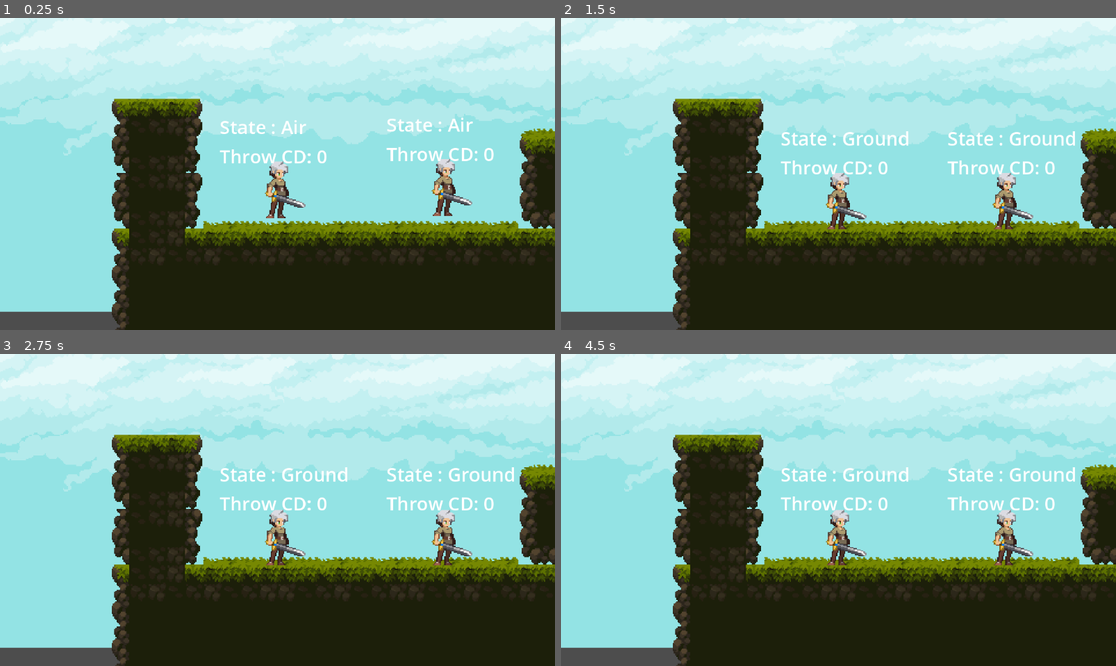
Above: before the commit, frames 1-4 (two rows, left to right).
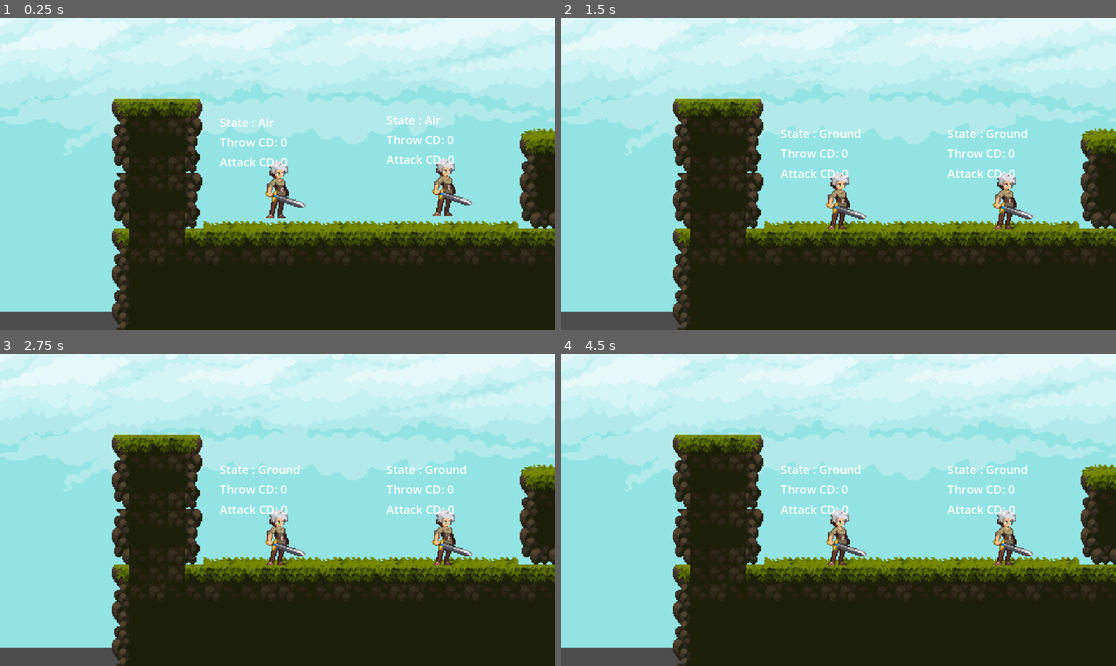
Above: after the commit, the same moments.

Repository: tuansondinh/project-a
Game: Godot game, scene res://Levels/test_level.tscn
Same seed, same stepped clock (60 frames per second), same inputs: the game is played once before the commit and once after it.
Inputs:
- Up to frame 1 (0.25 s): no input
- Up to frame 2 (1.5 s): no input
- Up to frame 3 (2.75 s): no input
- Up to frame 4 (4.5 s): no input

The runs differ from the first frame. In frame 1, 1.6% of the frame differs, in the area x 39-89%, y 31-48%; in frame 2, 2.0%; in frame 3, 2.0%, in the area x 39-93%, y 35-52%; in frame 4, 2.0%.

Commit message:
refactoring, add attack cd,  fix throw cd, add attack while hanging

Diff:
--- a/Character/AirState.gd
+++ b/Character/AirState.gd
@@ -33,7 +33,7 @@
 
 	if event.is_action_pressed(character.throw):
 		character.handle_throw()
-	if event.is_action_pressed(character.attack) && state_machine.has_sword:
+	if event.is_action_pressed(character.attack) && state_machine.check_if_can_attack():
 		next_state = attack_state
 
 
@@ -50,9 +50,7 @@
 		character.velocity.y = jump_velocity
 		playback.travel(jump_animation)
 	elif msg.has("do_revive"):
-		can_attack = true
 		can_move = true
-		can_throw = true
 
 
 func on_exit():
--- a/Character/AttackState.gd
+++ b/Character/AttackState.gd
@@ -8,7 +8,8 @@
 @onready var ground_state: State = get_parent().get_node("Ground")
 @export var jump_animation : String = "jump_start"
 @export var Sword : PackedScene
-@export var sword : Sword
+var sword : Sword
+@export var attack_cooldown_timer: Timer
 var sword_anim_player: AnimationPlayer
 var gravity = ProjectSettings.get_setting("physics/2d/default_gravity")
 
@@ -16,9 +17,8 @@
 	if !character.is_on_floor():
 		character.velocity.y += gravity * delta
 
-
-
 func on_enter(_msg := {}) -> void:
+	state_machine.handle_attack_cool_down()
 	var node: Node2D = Node2D.new()
 	sword = Sword.instantiate()
 	node.add_child(sword)
@@ -31,10 +31,8 @@
 
 	sword_anim_player.play("swing")
 	await sword_anim_player.animation_finished
-	sword.queue_free()
+	#sword.queue_free()
 	if !character.is_on_floor():
 		state_machine.switch_states(air_state, {"no_jump": true})
 	else:
 		next_state  = ground_state
-
-	#next_state = ground_state
--- a/Character/CharacterState.gd
+++ b/Character/CharacterState.gd
@@ -2,22 +2,7 @@
 
 class_name CharacterState
 
-@export var character: Player
-@export var can_move: bool = true
-@export var can_attack: bool = true
-@export var can_throw: bool = true
+var character: Player
+var can_move: bool = true
+var has_sword: bool = true
 var state_machine: CharacterStateMachine
-
-@export var muzzle: Marker2D
-
-func state_process(delta) -> void:
-	pass
-
-func state_input(event : InputEvent) -> void:
-	pass
-
-func on_enter(_msg := {}) -> void:
-	pass
-
-func on_exit() ->void:
-	pass
--- a/Character/CharacterStateMachine.gd
+++ b/Character/CharacterStateMachine.gd
@@ -1,12 +1,17 @@
-extends StateMachine
-
+extends Node
 class_name CharacterStateMachine
 
-## not sure if these extra attributes should be here or in player.gd
-@export var face_dir: int = 1
-@export var has_sword: bool = true
+## need to hold some attributes here instead of in state because of "parallel states"
+var face_dir: int = 1
+var has_sword: bool = true
+var can_throw: bool = true
+var can_attack:bool = true
 @export var warp_cool_down_timer: Timer
-@onready var character : CharacterBody2D = owner
+@export var attack_cool_down_timer: Timer
+@export var animation_tree : AnimationTree
+@export var current_state : CharacterState
+@export var character : Player
+var states : Array[CharacterState]
 
 func _ready():
 	for child in get_children():
@@ -14,12 +19,8 @@
 			states.append(child)
 			child.state_machine = self
 			# Set the states up with what they need to function
-			print(child)
-			print(character)
 			child.character = character
-
 			child.playback = animation_tree["parameters/playback"]
-
 		else:
 			push_warning("Child " + child.name + " is not a State for CharacterStateMachine")
 
@@ -45,10 +46,19 @@
 func _input(event : InputEvent):
 	current_state.state_input(event)
 
+func check_if_can_attack():
+	return can_attack && has_sword
 
 func _on_warp_cooldown_timer_timeout():
-	current_state.can_throw = true
+	can_throw = true
 
 func handle_throw_cool_down():
 	warp_cool_down_timer.start()
-	current_state.can_throw = false
+	can_throw = false
+
+func _on_attack_cooldown_timer_timeout():
+	can_attack = true
+
+func handle_attack_cool_down():
+	attack_cool_down_timer.start()
+	can_attack = false
--- a/Character/DeadState.gd
+++ b/Character/DeadState.gd
@@ -10,8 +10,6 @@
 
 func on_enter(_msg := {}) -> void:
 	can_move = false
-	can_attack = false
-	can_throw = false
 	character.set_collision_layer_value(1, false)
 	character.set_collision_layer_value(32, true)
 	character.set_collision_mask_value(1, false)
--- a/Character/GroundState.gd
+++ b/Character/GroundState.gd
@@ -17,7 +17,8 @@
 func state_input(event : InputEvent):
 	if event.is_action_pressed(character.jump):
 		state_machine.switch_states(air_state, {do_jump = true})
-	if event.is_action_pressed(character.attack) && state_machine.has_sword:
+	if event.is_action_pressed(character.attack) && state_machine.check_if_can_attack():
+		state_machine.handle_attack_cool_down()
 		next_state = attack_state
 	if event.is_action_pressed(character.throw):
 		character.handle_throw()
--- a/Character/HangingState.gd
+++ b/Character/HangingState.gd
@@ -1,7 +1,8 @@
 extends CharacterState
 class_name HangingState
 
-@export var air_state : State
+@export var air_state: CharacterState
+@export var attack_state: CharacterState
 @export var jump_velocity : float = -150.0
 @export var jump_animation : String = "jump_start"
 var gravity = ProjectSettings.get_setting("physics/2d/default_gravity")
@@ -15,17 +16,17 @@
 	pass
 
 func state_input(event : InputEvent):
-
 	if event.is_action_pressed(character.jump):
-		print("jump bro")
 		jump()
+	elif event.is_action_pressed(character.attack):
+		next_state = attack_state
 
 func jump():
 	can_move = true
 	character.velocity.y = jump_velocity
 	next_state = air_state
 	playback.travel(jump_animation)
-	sword.queue_free()
+
 
 func on_enter(msg := {}) -> void:
 	print(msg)
@@ -34,4 +35,4 @@
 	can_move = false
 
 func on_exit():
-	pass
+	sword.queue_free()
--- a/Character/StateDebugLabel.gd
+++ b/Character/StateDebugLabel.gd
@@ -4,4 +4,5 @@
 
 func _process(delta):
 	text = "State : " + state_machine.current_state.name +"\n" \
-	+ "Throw CD: " + str(snappedf(state_machine.warp_cool_down_timer.time_left, 0.1))
+	+ "Throw CD: " + str(snappedf(state_machine.warp_cool_down_timer.time_left, 0.1)) +"\n" \
+	+ "Attack CD: " + str(snappedf(state_machine.attack_cool_down_timer.time_left, 0.1))
--- a/Character/player.gd
+++ b/Character/player.gd
@@ -55,7 +55,7 @@
 
 func handle_throw():
 	if state_machine.has_sword:
-			if state_machine.current_state.can_throw:
+			if state_machine.can_throw:
 				throw_sword()
 				state_machine.handle_throw_cool_down()
 	else:
--- a/Character/player.tscn
+++ b/Character/player.tscn
@@ -311,9 +311,9 @@
 
 [node name="Sprite2D" type="Sprite2D" parent="."]
 position = Vector2(-32, -32)
-texture = ExtResource("5_fhfe2")
+texture = ExtResource("1_uohqy")
 centered = false
-hframes = 15
+hframes = 4
 
 [node name="AnimationPlayer" type="AnimationPlayer" parent="."]
 libraries = {
@@ -328,11 +328,13 @@
 anim_player = NodePath("../AnimationPlayer")
 parameters/Move/blend_position = 0.0247229
 
-[node name="CharacterStateMachine" type="Node" parent="." node_paths=PackedStringArray("warp_cool_down_timer", "animation_tree", "current_state")]
+[node name="CharacterStateMachine" type="Node" parent="." node_paths=PackedStringArray("warp_cool_down_timer", "attack_cool_down_timer", "animation_tree", "current_state", "character")]
 script = ExtResource("7_utua3")
 warp_cool_down_timer = NodePath("WarpCooldownTimer")
+attack_cool_down_timer = NodePath("AttackCooldownTimer")
 animation_tree = NodePath("../AnimationTree")
 current_state = NodePath("Ground")
+character = NodePath("..")
 
 [node name="Ground" type="Node" parent="CharacterStateMachine" node_paths=PackedStringArray("air_state", "hanging_state", "attack_state")]
 script = ExtResource("8_yi76h")
@@ -341,16 +343,17 @@
 attack_state = NodePath("../Attack")
 SwordScene = ExtResource("11_cgj2q")
 
-[node name="Hanging" type="Node" parent="CharacterStateMachine" node_paths=PackedStringArray("air_state")]
+[node name="Hanging" type="Node" parent="CharacterStateMachine" node_paths=PackedStringArray("air_state", "attack_state")]
 script = ExtResource("9_nsu0j")
 air_state = NodePath("../Air")
-character = NodePath("")
-
-[node name="Attack" type="Node" parent="CharacterStateMachine" node_paths=PackedStringArray("air_state", "hanging_state")]
+attack_state = NodePath("../Attack")
+
+[node name="Attack" type="Node" parent="CharacterStateMachine" node_paths=PackedStringArray("air_state", "hanging_state", "attack_cooldown_timer")]
 script = ExtResource("10_io4on")
 air_state = NodePath("../Air")
 hanging_state = NodePath("../Hanging")
 Sword = ExtResource("11_cgj2q")
+attack_cooldown_timer = NodePath("../AttackCooldownTimer")
 
 [node name="Move" type="Node" parent="CharacterStateMachine"]
 
@@ -367,11 +370,16 @@
 wait_time = 2.0
 one_shot = true
 
+[node name="AttackCooldownTimer" type="Timer" parent="CharacterStateMachine"]
+wait_time = 0.5
+one_shot = true
+
 [node name="StateDebugLabel" type="Label" parent="." node_paths=PackedStringArray("state_machine")]
 offset_left = -50.0
 offset_top = -58.0
 offset_right = 49.0
 offset_bottom = -32.0
+theme_override_font_sizes/font_size = 10
 script = ExtResource("11_xtov4")
 state_machine = NodePath("../CharacterStateMachine")
 
@@ -386,3 +394,4 @@
 shape = SubResource("CapsuleShape2D_ry2ya")
 
 [connection signal="timeout" from="CharacterStateMachine/WarpCooldownTimer" to="CharacterStateMachine" method="_on_warp_cooldown_timer_timeout"]
+[connection signal="timeout" from="CharacterStateMachine/AttackCooldownTimer" to="CharacterStateMachine" method="_on_attack_cooldown_timer_timeout"]
